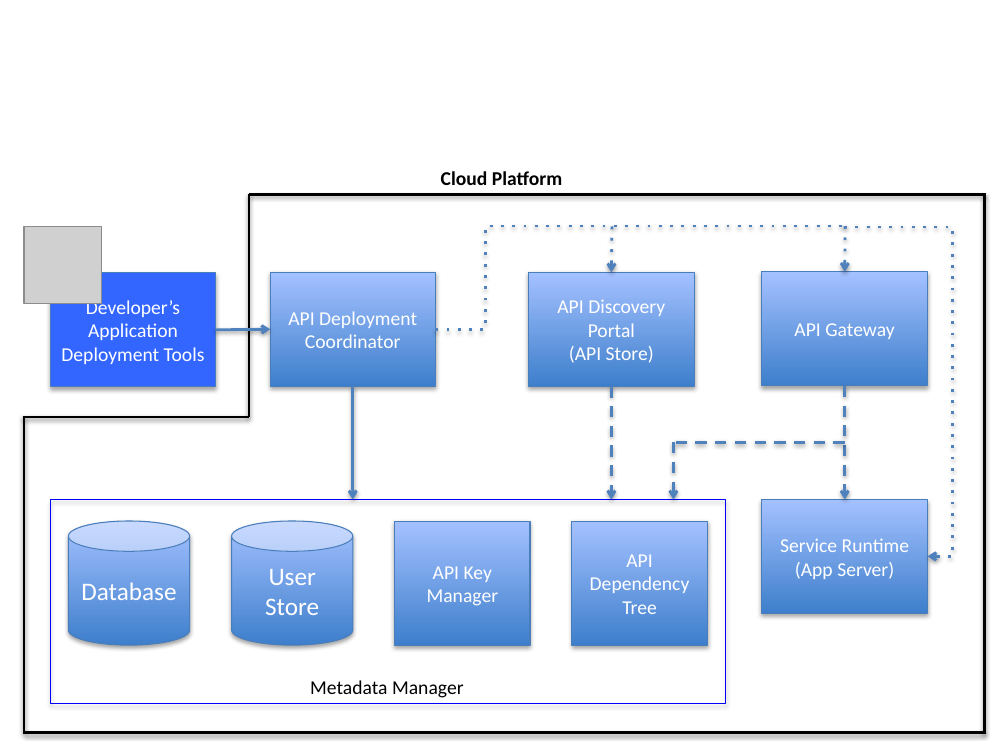
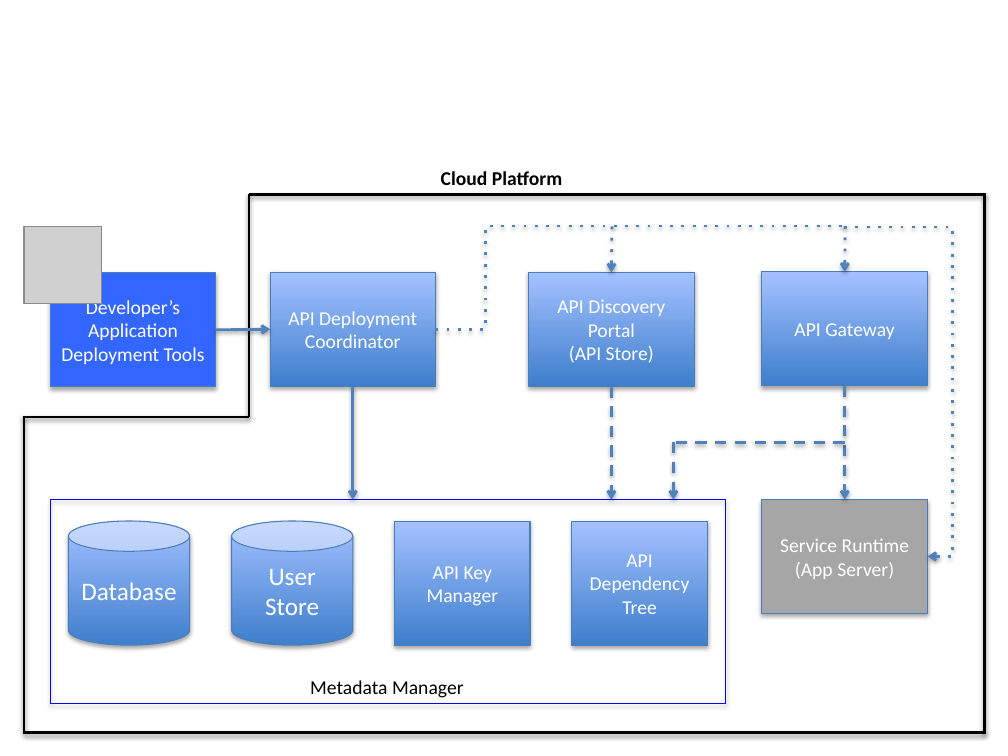
Before and after one commit to jackguo/eager-appscale, a slide deck: slide 2 of Eager/paper/figure_designs.pptx. Drawn at 1008x756 pixels with LibreOffice and Linux fonts; fonts in the diff are those of the drawing; grey boxes stand for pictures. Boxes give left, top, right and bottom in pixels: in the first picture for what was removed or moved away, otherwise in the second. Text is boxed around its words. In the diff, an @@ line names an element or a change of style, - is before the commit and + after.

```diff
--- a/Eager/paper/figure_designs.pptx
+++ b/Eager/paper/figure_designs.pptx
@@ rectangle "Service Runtime" at [762,499,927,613]: fill gradient #3F80CE to #A4C4FF to #A6A6A6 @@
```
Also in this commit, not shown: 4 other files.
